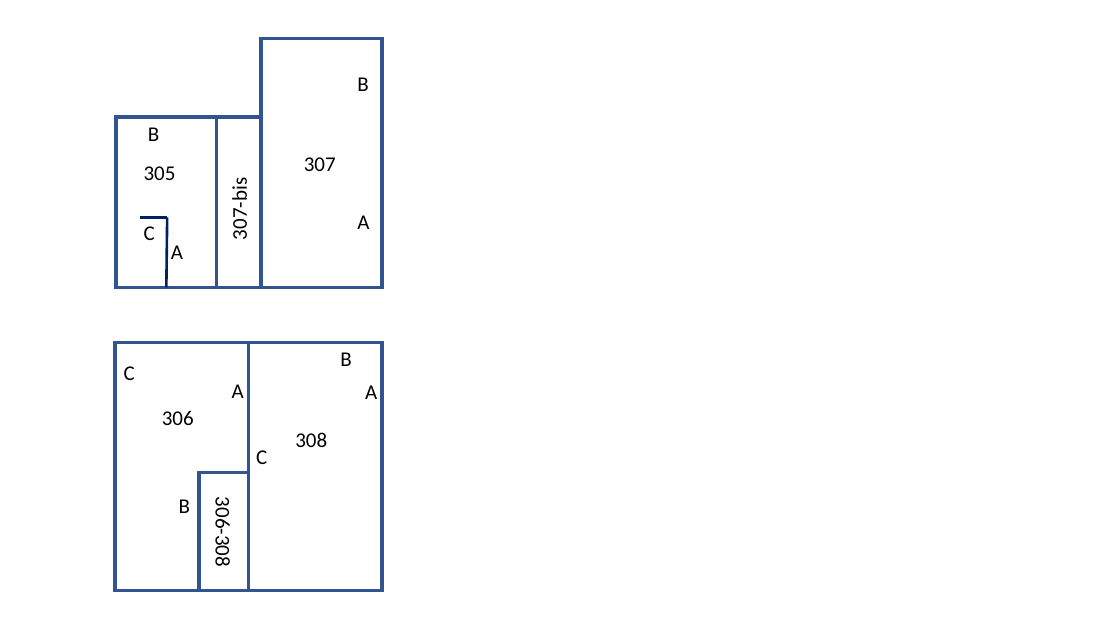
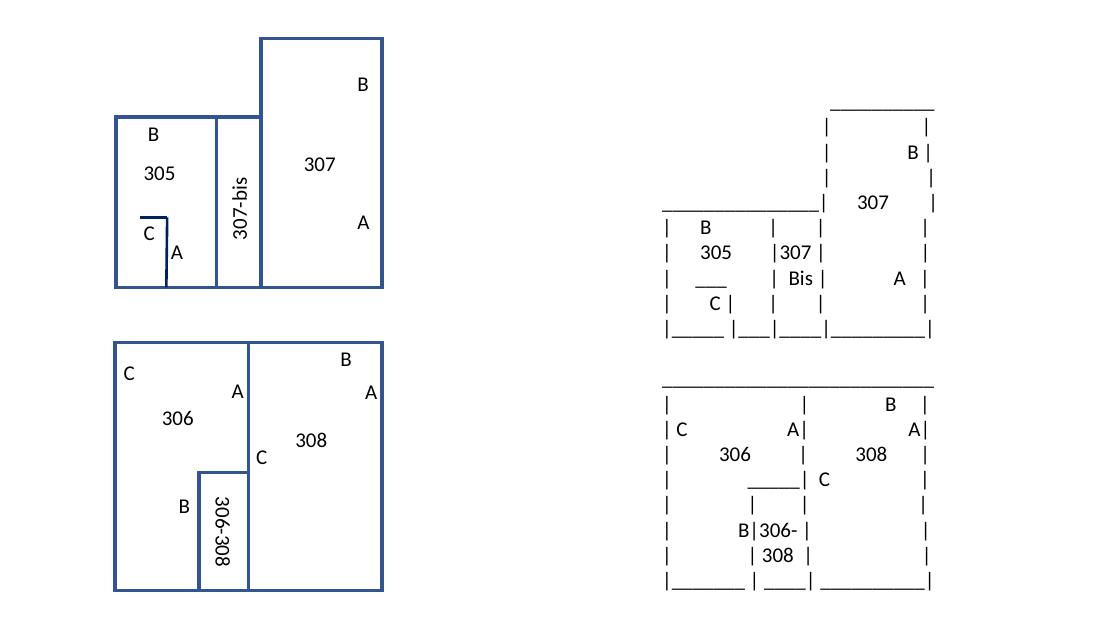
Before and after one commit to InventairePolytechGrenoble/Inventaire, a slide deck: slide 1 of Plan Salle/plan pièce composant.pptx. Drawn at 1120x630 pixels with LibreOffice and Linux fonts; fonts in the diff are those of the drawing. Boxes give left, top, right and bottom in pixels: in the first picture for what was removed or moved away, otherwise in the second. Text is boxed around its words. In the diff, an @@ line names an element or a change of style, - is before the commit and + after.

```diff
--- a/Plan Salle/plan pièce composant.pptx
+++ b/Plan Salle/plan pièce composant.pptx
@@ text added at [676, 145, 930, 562], 18 pt, text #000000 @@
+__________
+| |
+| B |
+| |
+_______________| 307 |
+| B | | |
+| 305 |307 | |
+| ___ | Bis | A |
+| C | | | |
+|_____ |___|____|_________|
+__________________________
+| | B |
+| C A| A|
+| 306 | 308 |
+| _____| C |
+| | | |
+| B|306- | |
+| | 308 | |
+|_______ | ____| __________|
```
Also in this commit, not shown: 1 other file.
